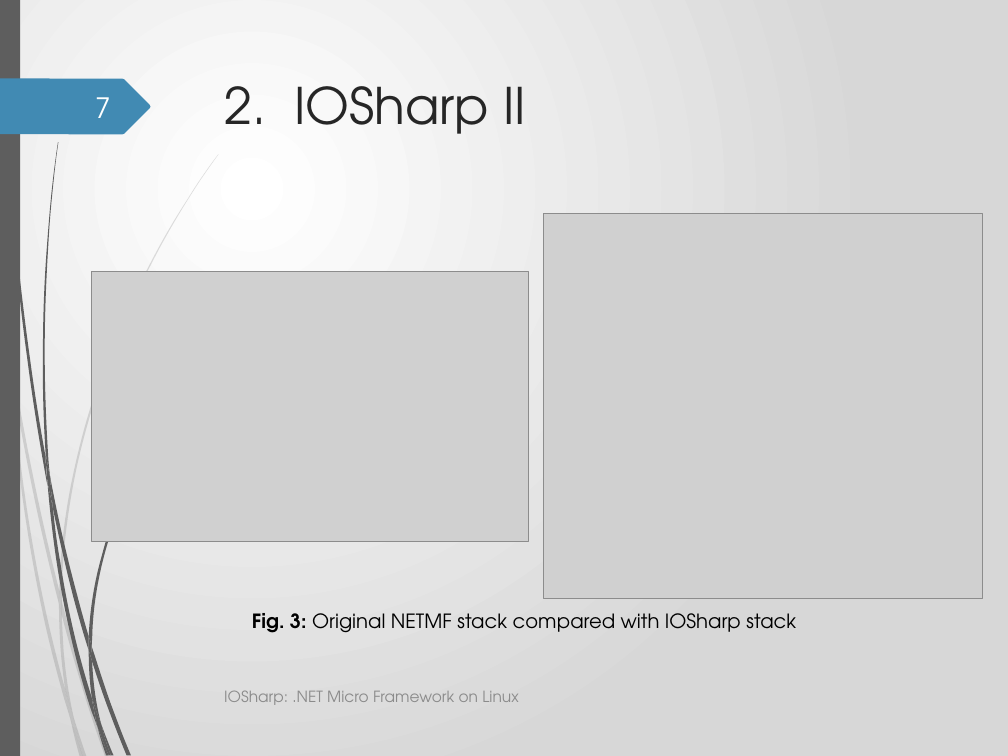
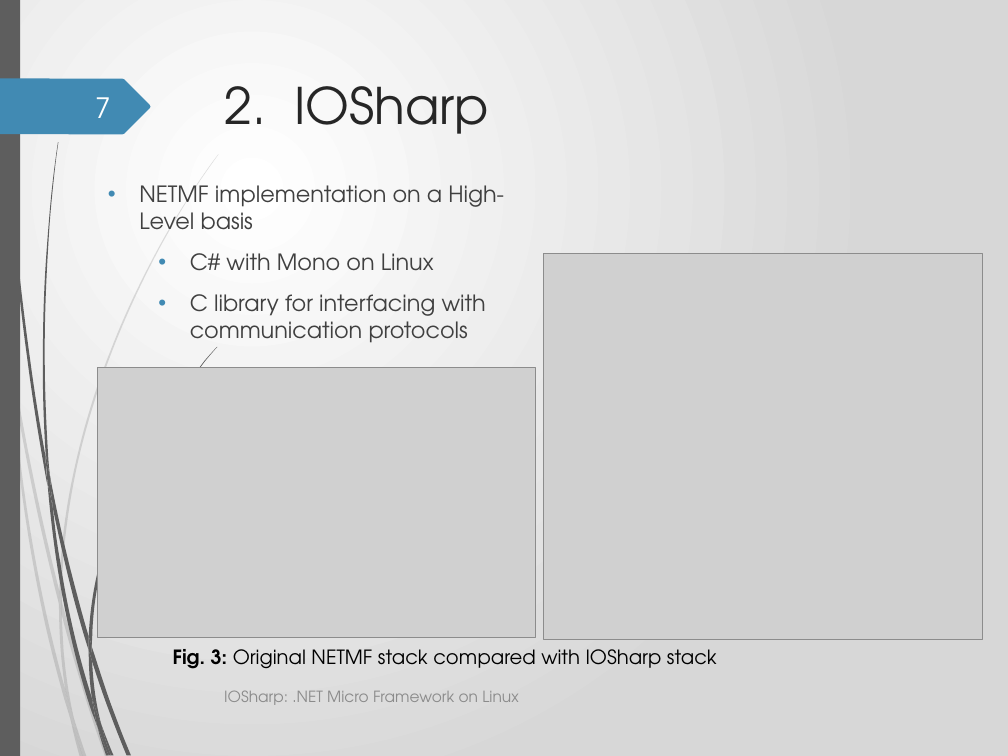
Before and after one commit to GerardSoleCa/BachelorThesisMisc, a slide deck: slide 7 of ThesisDoc/IOSharp.pptx. Drawn at 1008x756 pixels with LibreOffice and Linux fonts; fonts in the diff are those of the drawing; grey boxes stand for pictures; background and template pictures are left out. Boxes give left, top, right and bottom in pixels: in the first picture for what was removed or moved away, otherwise in the second. Text is boxed around its words. In the diff, an @@ line names an element or a change of style, - is before the commit and + after.

Commit message:
*** ppt

```diff
--- a/ThesisDoc/IOSharp.pptx
+++ b/ThesisDoc/IOSharp.pptx
@@ title at bbox=[224, 86, 489, 134]: text changed @@
-2. IOSharp II
+2. IOSharp
@@ text added at bbox=[139, 185, 504, 348], 16 pt, text #404040 @@
+• NETMF implementation on a High-Level basis
+  • C# with Mono on Linux
+  • C library for interfacing with communication protocols
@@ picture: place and size @@
-picture at bbox=[543, 214, 982, 600]
+picture at bbox=[543, 254, 982, 640]
@@ picture: place and size @@
-picture at bbox=[92, 271, 529, 541]
+picture at bbox=[98, 368, 535, 638]
@@ text "Fig. 3: Original NETMF stack ...": place and size @@
-text "Fig. 3: Original NETMF stack ..." at bbox=[252, 613, 796, 633]
+text "Fig. 3: Original NETMF stack ..." at bbox=[173, 649, 717, 669]
```
Also in this commit, not shown: 4 other slides changed, 1 slide added.
